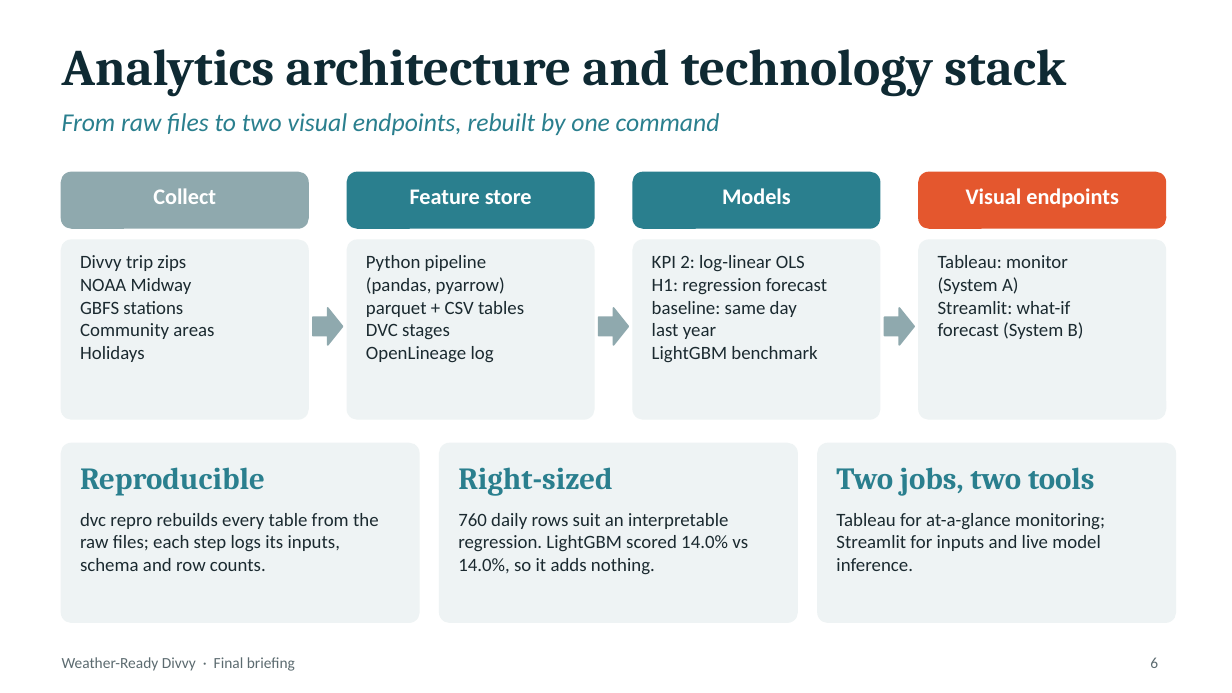
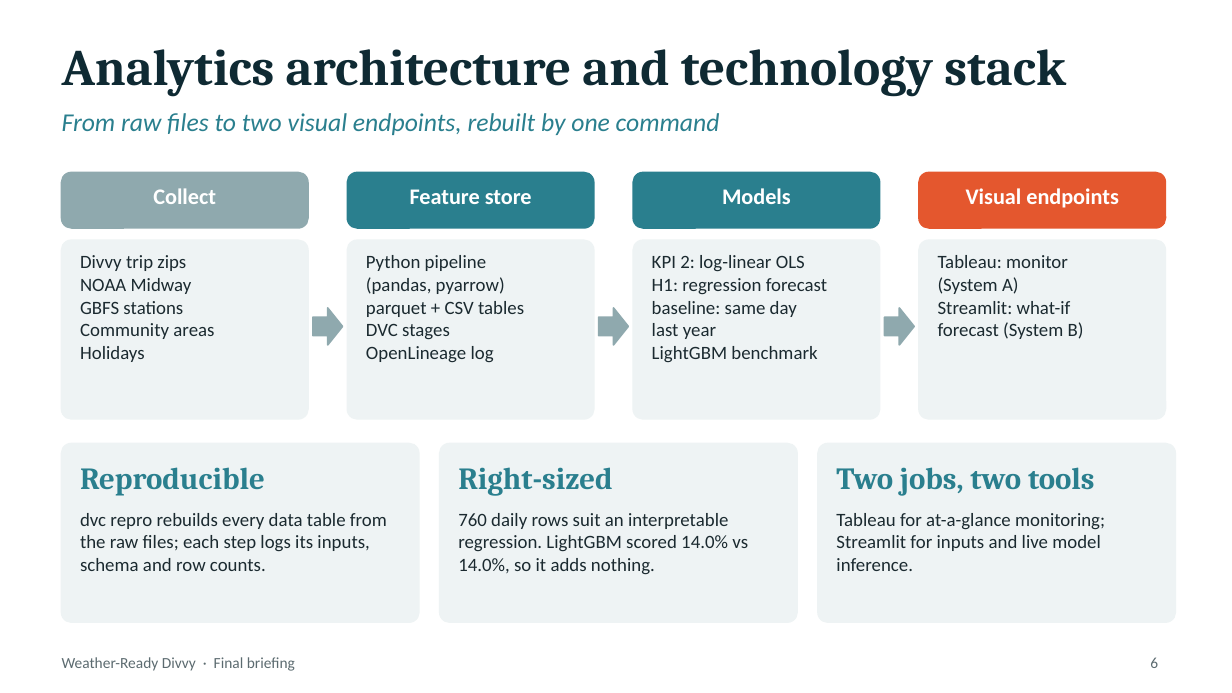
Before and after one commit to lx977/divvy-weather, a slide deck: slide 6 of deck/Weather_Ready_Divvy_Final.pptx. Drawn at 1232x693 pixels with LibreOffice and Linux fonts; fonts in the diff are those of the drawing. Boxes give left, top, right and bottom in pixels: in the first picture for what was removed or moved away, otherwise in the second. Text is boxed around its words. In the diff, an @@ line names an element or a change of style, - is before the commit and + after.

Commit message:
Deck audit fixes: rain-drop rounding, rain-day counts, table count, KPI 2 wording, softer claims about Divvy ops

```diff
--- a/deck/Weather_Ready_Divvy_Final.pptx
+++ b/deck/Weather_Ready_Divvy_Final.pptx
@@ text at [80, 513, 387, 571]: text changed @@
-dvc repro rebuilds every table from the raw files; each step logs its inputs, schema and row counts.
+dvc repro rebuilds every data table from the raw files; each step logs its inputs, schema and row counts.
```
Also in this commit, not shown: 2 other slides changed, 3 other files.
